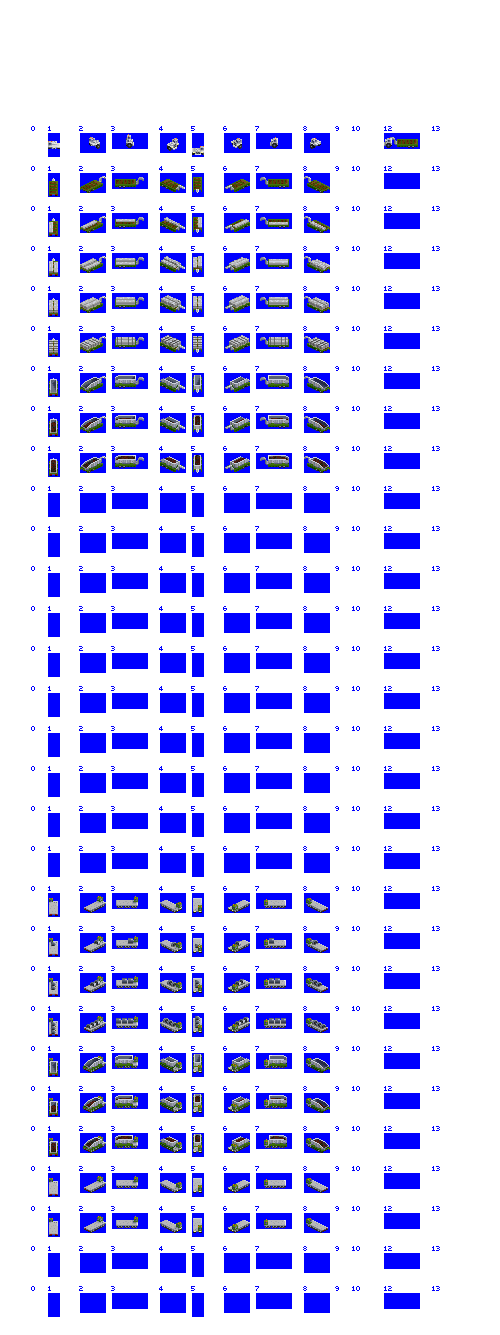
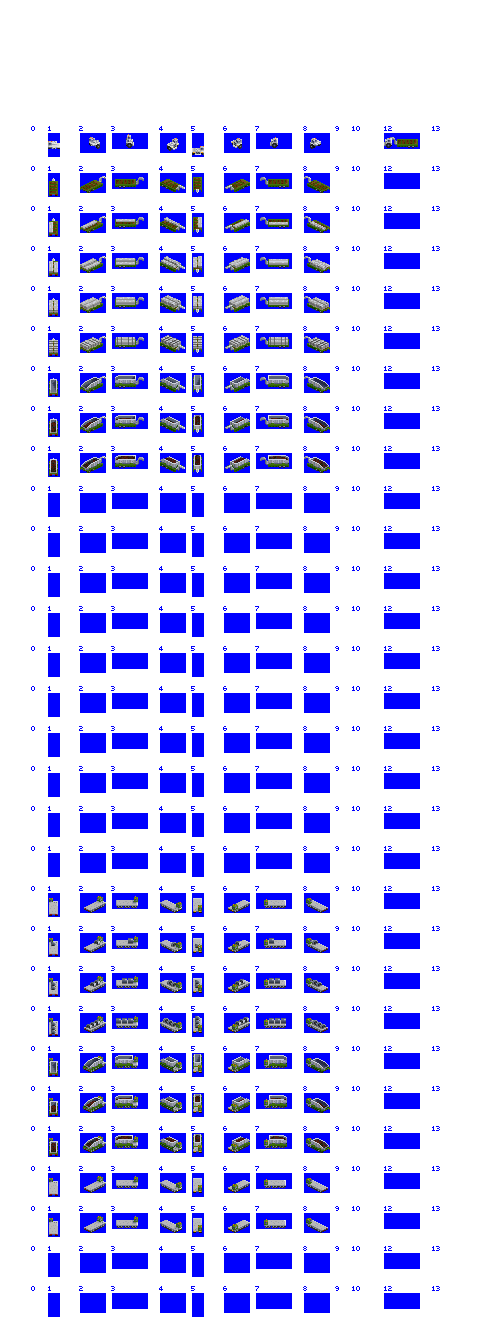
Before/after of a 500px x 1335px layered artwork. What changed in the layer stack:
painted on "hauler" over (193, 142, 238, 153)
painted on "transporter" over (194, 908, 233, 1232)
